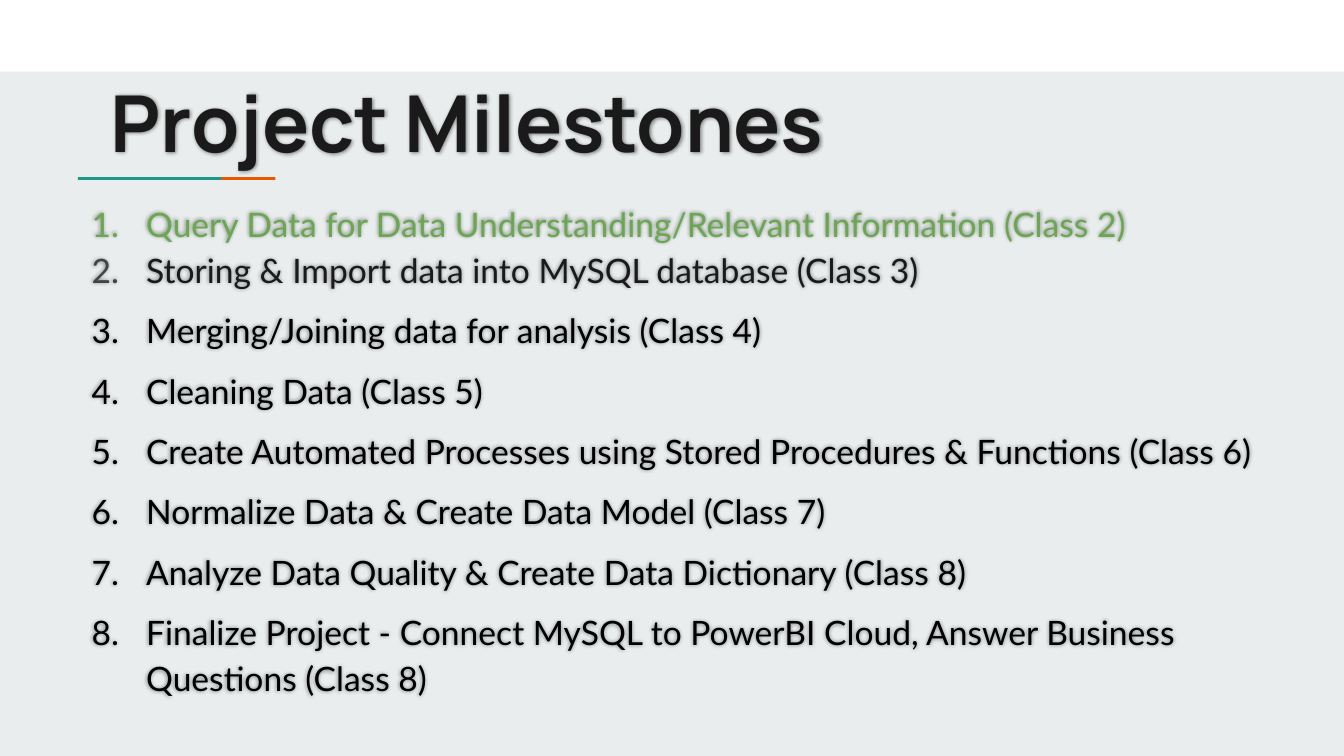
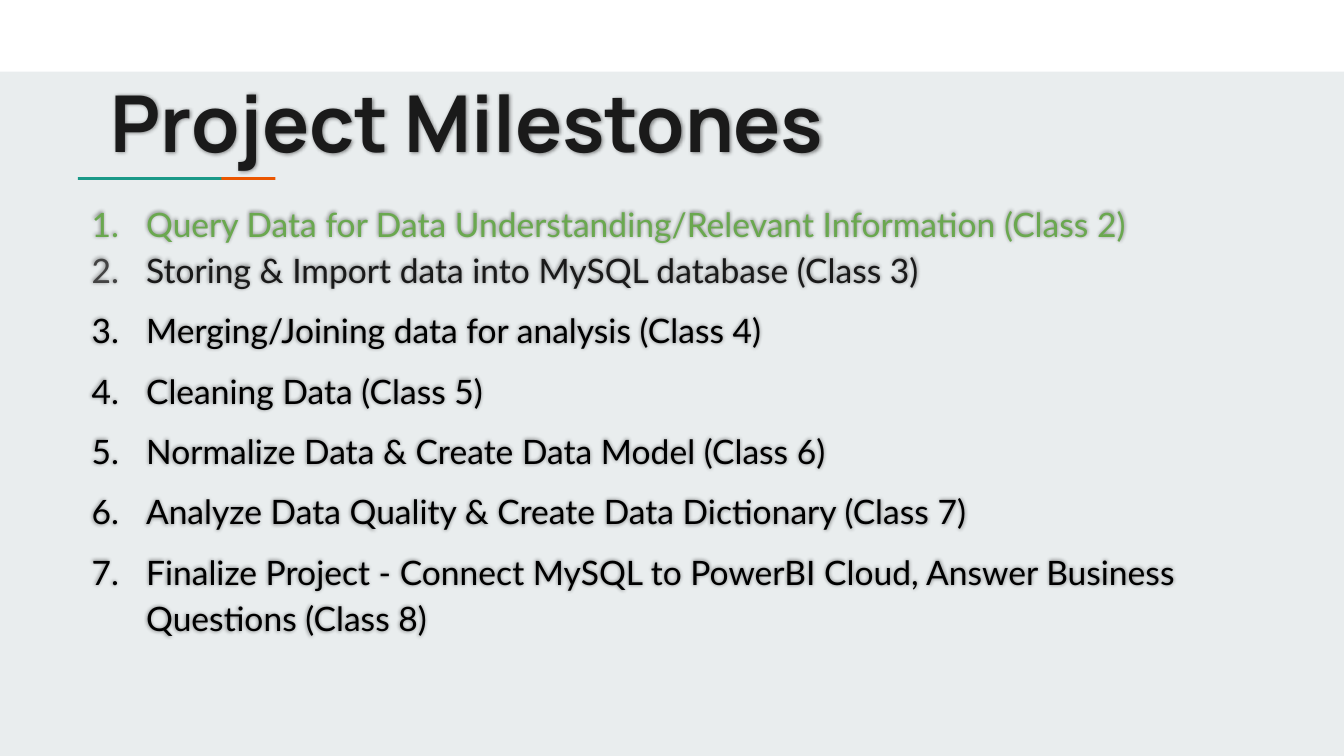
Before and after one commit to jbergmann56/OSDA-DataManipulationAndManagement, a slide deck: slide 13 of Lectures/(2) Writing Queries.pptx. Drawn at 1344x756 pixels with LibreOffice and Linux fonts; fonts in the diff are those of the drawing. Boxes give left, top, right and bottom in pixels: in the first picture for what was removed or moved away, otherwise in the second. Text is boxed around its words. In the diff, an @@ line names an element or a change of style, - is before the commit and + after.

```diff
--- a/Lectures/(2) Writing Queries.pptx
+++ b/Lectures/(2) Writing Queries.pptx
@@ text at [92, 438, 929, 586]: text changed @@
-5. Create Automated Processes using Stored Procedures & Functions (Class 6)
-6. Normalize Data & Create Data Model (Class 7)
-7. Analyze Data Quality & Create Data Dictionary (Class 8)
+5. Normalize Data & Create Data Model (Class 6)
+6. Analyze Data Quality & Create Data Dictionary (Class 7)
```
Also in this commit, not shown: 2 other files.
